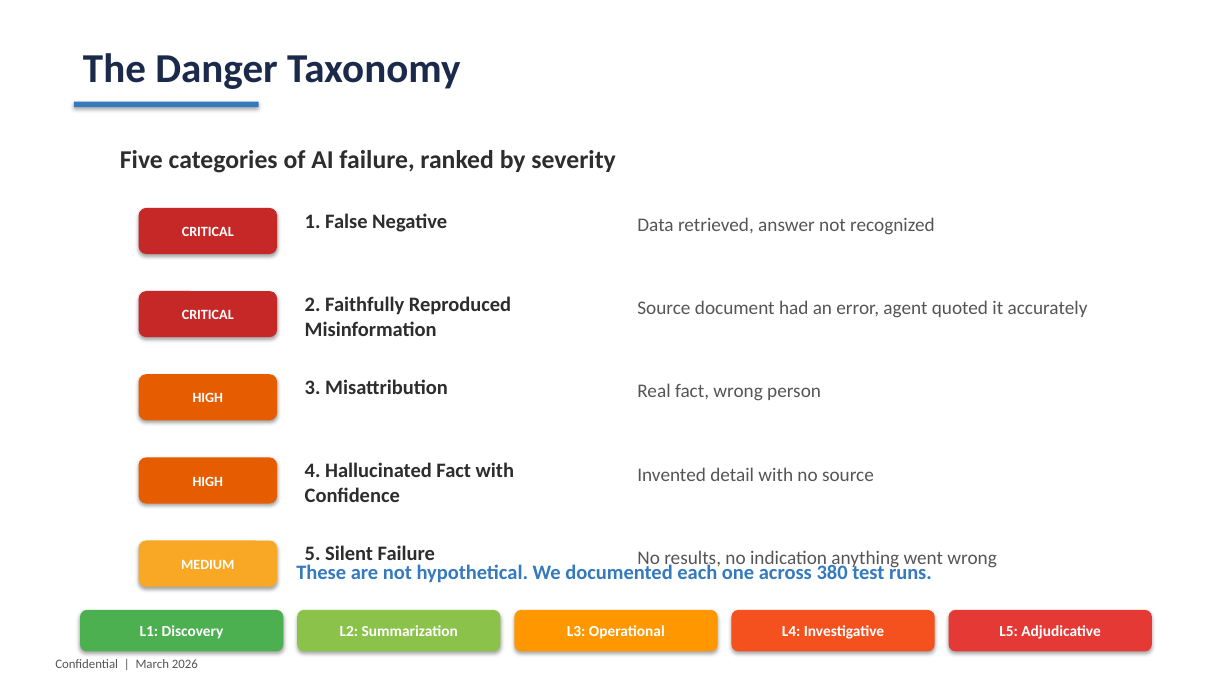
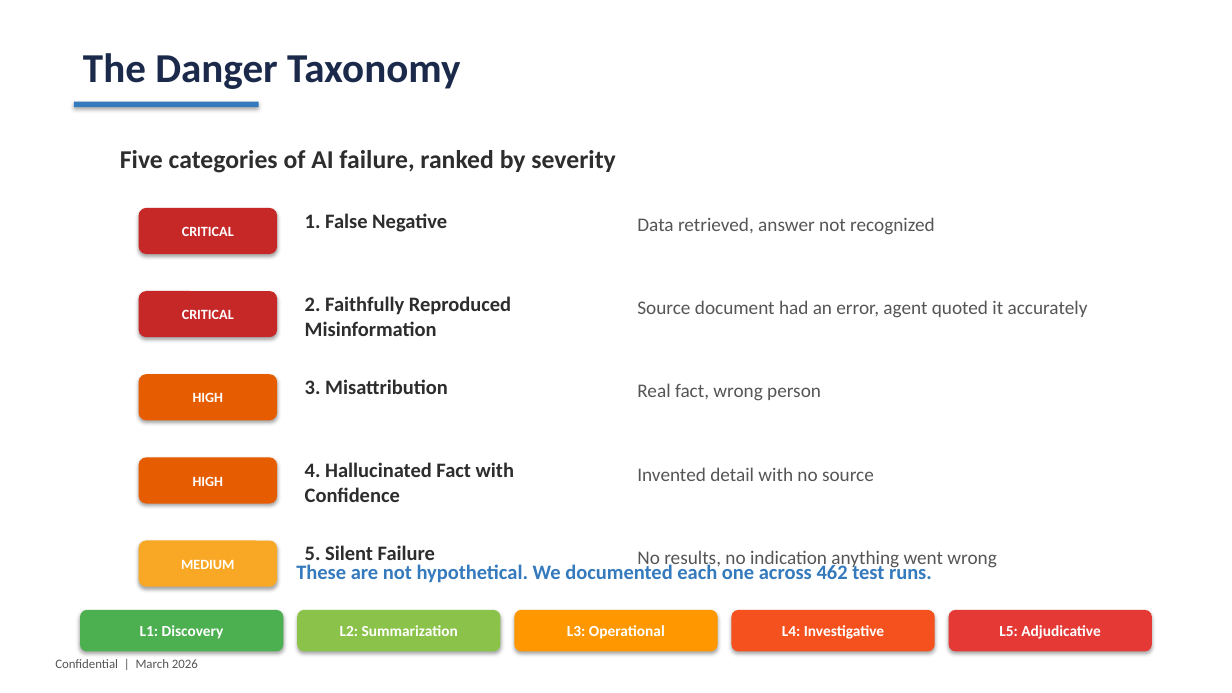
Before and after one commit to pogorman/dss-legal-case-agent, a slide deck: slide 10 of decks/agent-fidelity-spectrum.pptx. Drawn at 1232x693 pixels with LibreOffice and Linux fonts; fonts in the diff are those of the drawing. Boxes give left, top, right and bottom in pixels: in the first picture for what was removed or moved away, otherwise in the second. Text is boxed around its words. In the diff, an @@ line names an element or a change of style, - is before the commit and + after.

```diff
--- a/decks/agent-fidelity-spectrum.pptx
+++ b/decks/agent-fidelity-spectrum.pptx
@@ text at (296,562,932,583): text changed @@
-These are not hypothetical. We documented each one across 380 test runs.
+These are not hypothetical. We documented each one across 462 test runs.
```
Also in this commit, not shown: 1 other slide changed, 12 other files.
